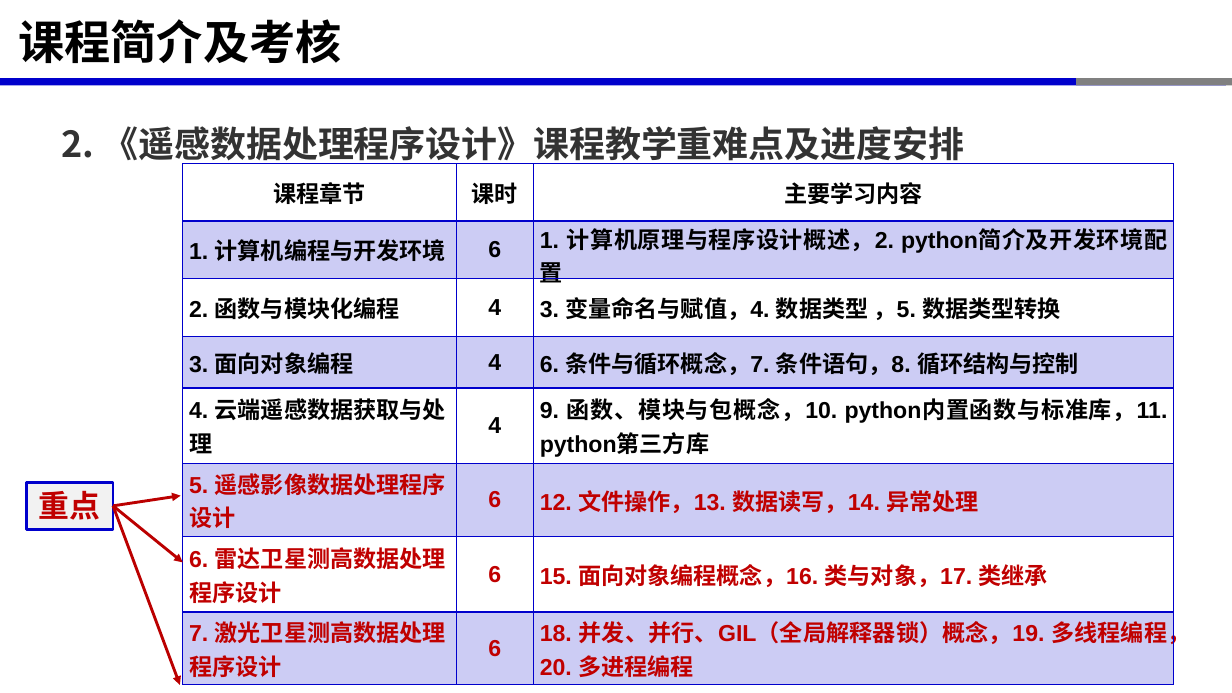
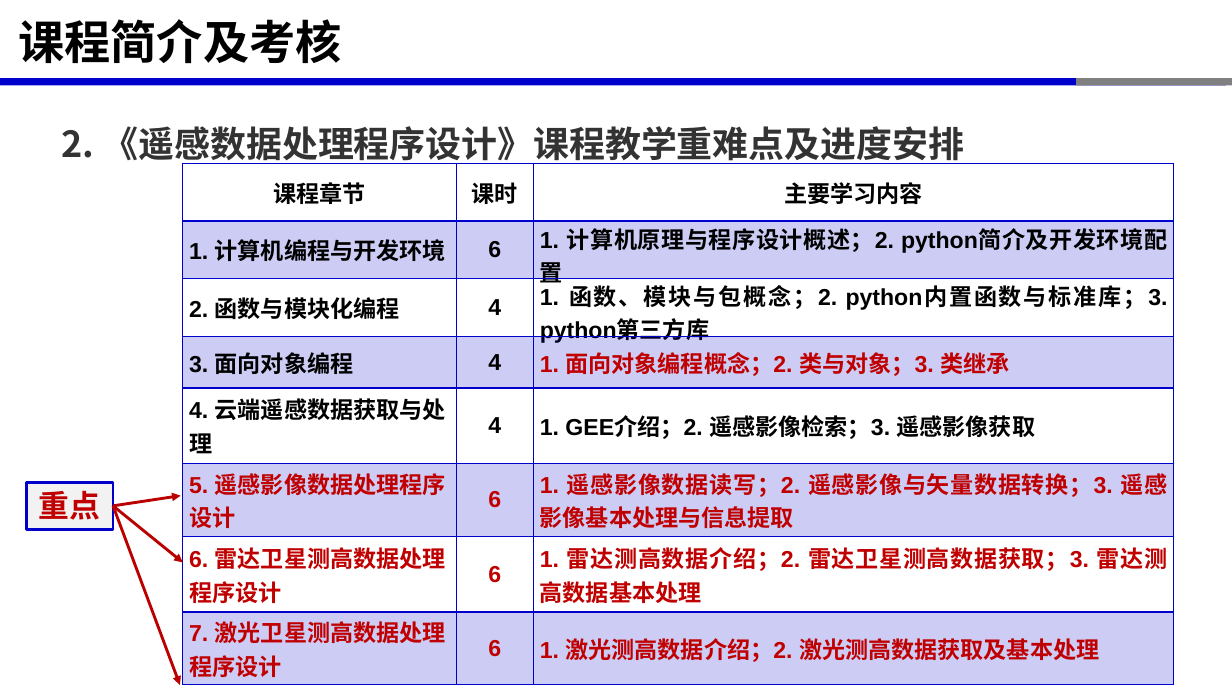
Before and after one commit to xinluo2018/rs-data-processing, a slide deck: slide 4 of 第1章-计算机编程与开发环境/第1章-计算机编程与开发环境.pptx. Drawn at 1232x693 pixels with LibreOffice and Linux fonts; fonts in the diff are those of the drawing. Boxes give left, top, right and bottom in pixels: in the first picture for what was removed or moved away, otherwise in the second. Text is boxed around its words. In the diff, an @@ line names an element or a change of style, - is before the commit and + after.

```diff
--- a/第1章-计算机编程与开发环境/第1章-计算机编程与开发环境.pptx
+++ b/第1章-计算机编程与开发环境/第1章-计算机编程与开发环境.pptx
@@ table at box(183, 164, 1175, 685) @@
-row 2, column 3: 1. 计算机原理与程序设计概述，2. python简介及开发环境配置
+row 2, column 3: 1. 计算机原理与程序设计概述；2. python简介及开发环境配置
-row 3, column 3: 3. 变量命名与赋值，4. 数据类型 ，5. 数据类型转换
+row 3, column 3: 1. 函数、模块与包概念；2. python内置函数与标准库；3. python第三方库
-row 4, column 3: 6. 条件与循环概念，7. 条件语句，8. 循环结构与控制
+row 4, column 3: 1. 面向对象编程概念；2. 类与对象；3. 类继承
-row 5, column 3: 9. 函数、模块与包概念，10. python内置函数与标准库，11. python第三方库
+row 5, column 3: 1. GEE介绍；2. 遥感影像检索；3. 遥感影像获取
-row 6, column 3: 12. 文件操作，13. 数据读写，14. 异常处理
+row 6, column 3: 1. 遥感影像数据读写；2. 遥感影像与矢量数据转换；3. 遥感影像基本处理与信息提取
-row 7, column 3: 15. 面向对象编程概念，16. 类与对象，17. 类继承
+row 7, column 3: 1. 雷达测高数据介绍；2. 雷达卫星测高数据获取；3. 雷达测高数据基本处理
-row 8, column 3: 18. 并发、并行、GIL（全局解释器锁）概念，19. 多线程编程，20. 多进程编程
+row 8, column 3: 1. 激光测高数据介绍；2. 激光测高数据获取及基本处理
```
Also in this commit, not shown: 2 other slides changed, 1 slide added, 5 other files.
